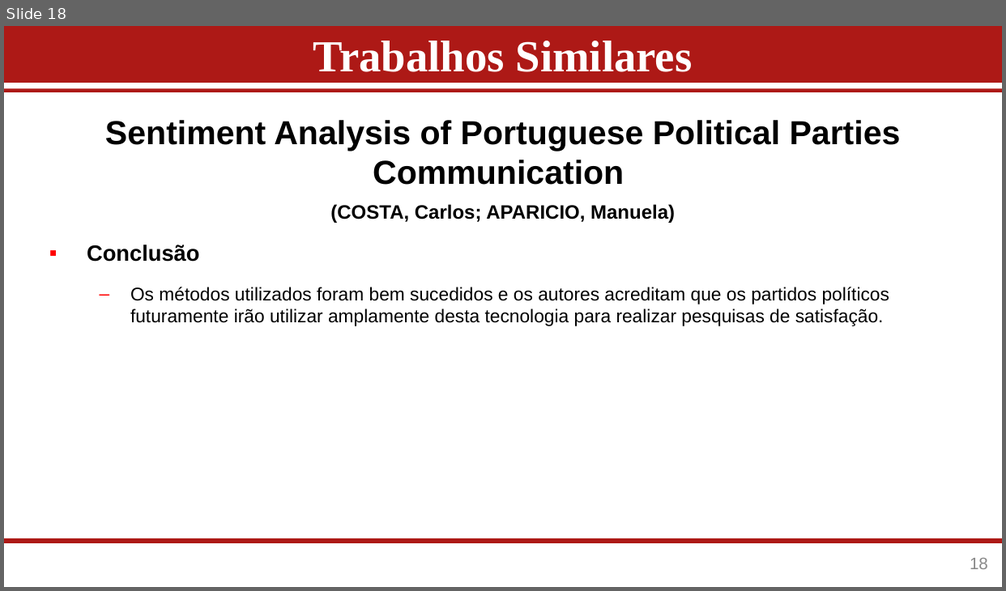
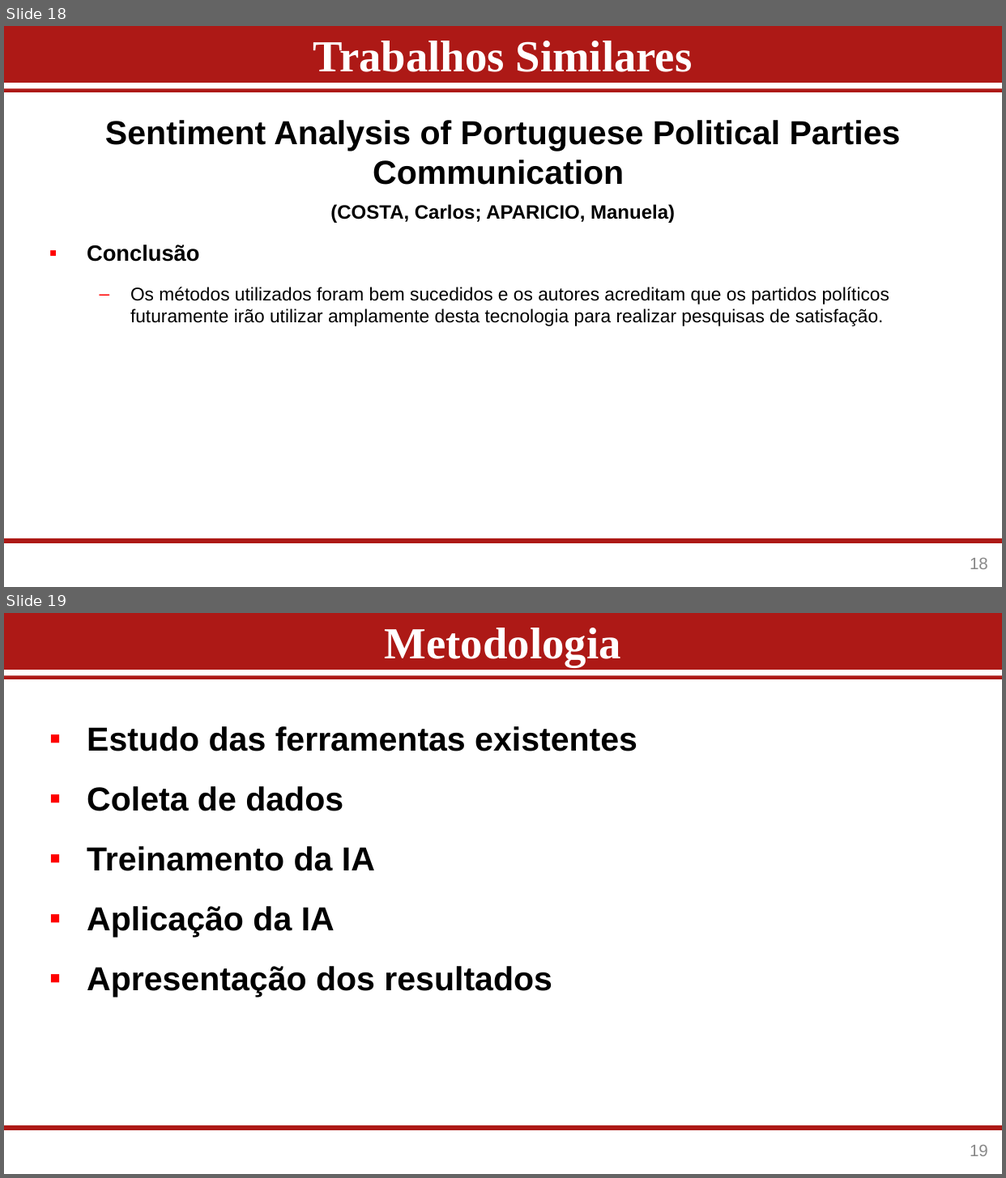
Before and after one commit to Bruno-G-arcia/OnurbPotions, a slide deck: Apresentacao_TGI_ADS_2022-1-Bruno.pptx. Shown one above the other, each under a label of ours: slide 18 before the commit, slides 18 and 19 after it. The pictures are 1006x591 and 1006x1178 pixels, drawn with LibreOffice and Linux fonts; fonts in the diff are those of the drawing; background and template pictures are left out. Boxes give left, top, right and bottom in pixels: in the first picture for what was removed or moved away, otherwise in the second. Text is boxed around its words. In the diff, an @@ line names an element or a change of style, - is before the commit and + after.

```diff
--- a/Apresentacao_TGI_ADS_2022-1-Bruno.pptx
+++ b/Apresentacao_TGI_ADS_2022-1-Bruno.pptx
@@ slide 19 added at [4, 613, 1002, 1174], background #FFFFFF; not listed: 3 template elements that a slide beside it also shows @@
@@ title added at [385, 628, 621, 667], 32 pt, text #FFFFFF, bold @@
+Metodologia
@@ text added at [87, 726, 637, 997], 24 pt, text #000000, bold @@
+▪ Estudo das ferramentas existentes
+▪ Coleta de dados
+▪ Treinamento da IA
+▪ Aplicação da IA
+▪ Apresentação dos resultados
@@ page number added at [970, 1145, 988, 1157], 12 pt, text #888888 @@
+19
```
Also in this commit, not shown: 2 slides changed, 1 other slide added, 1 other file.
